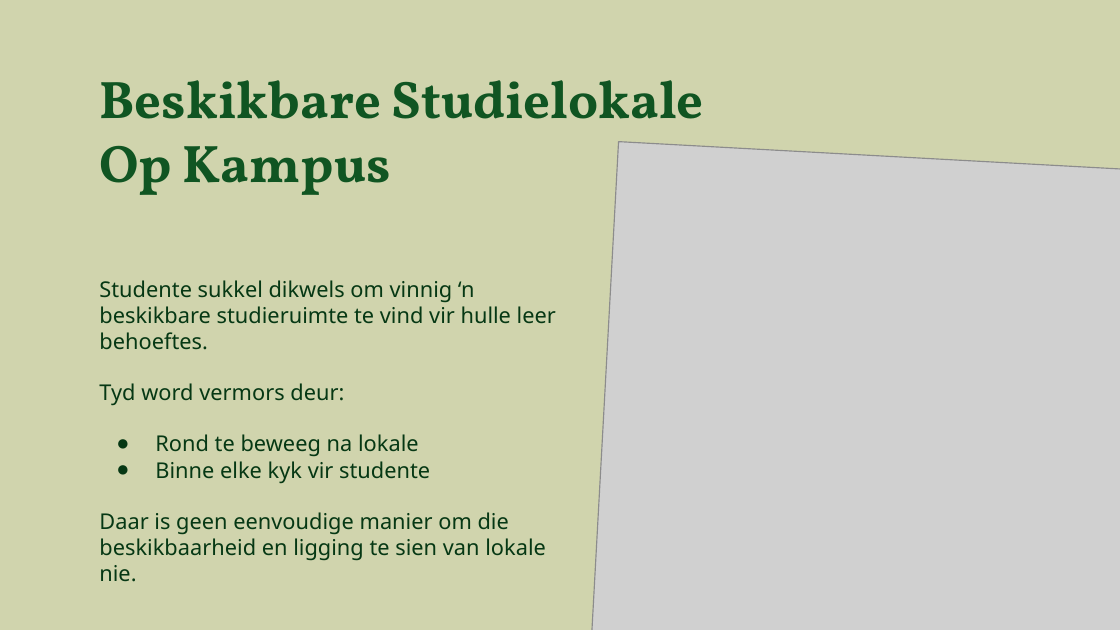
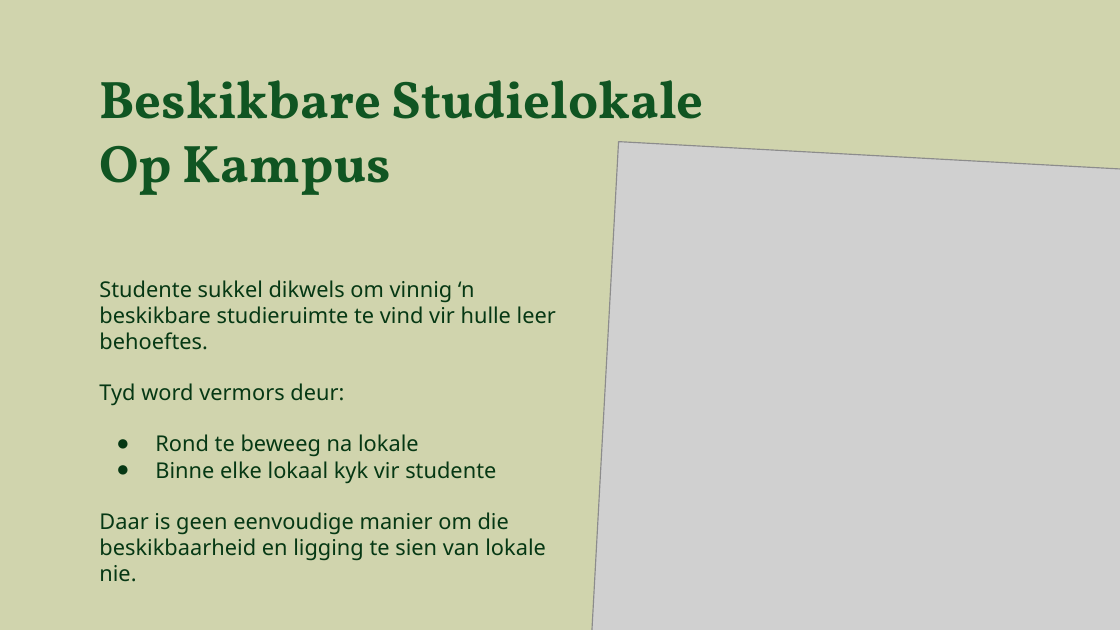
Before and after one commit to Sav-123159/Kortpad, a slide deck: slide 5 of dokumentasie/Die_Divas_Presentation.pptx (slide 6 before the commit). Drawn at 1120x630 pixels with LibreOffice and Linux fonts; fonts in the diff are those of the drawing; grey boxes stand for pictures; background and template pictures are left out. Boxes give left, top, right and bottom in pixels: in the first picture for what was removed or moved away, otherwise in the second. Text is boxed around its words. In the diff, an @@ line names an element or a change of style, - is before the commit and + after.

```diff
--- a/dokumentasie/Die_Divas_Presentation.pptx
+++ b/dokumentasie/Die_Divas_Presentation.pptx
@@ text at (155,461,496,484): text changed @@
-● Binne elke kyk vir studente
+● Binne elke lokaal kyk vir studente
```
Also in this commit, not shown: 16 other slides changed, 5 slides added, 16 slides removed, 2 other files.
